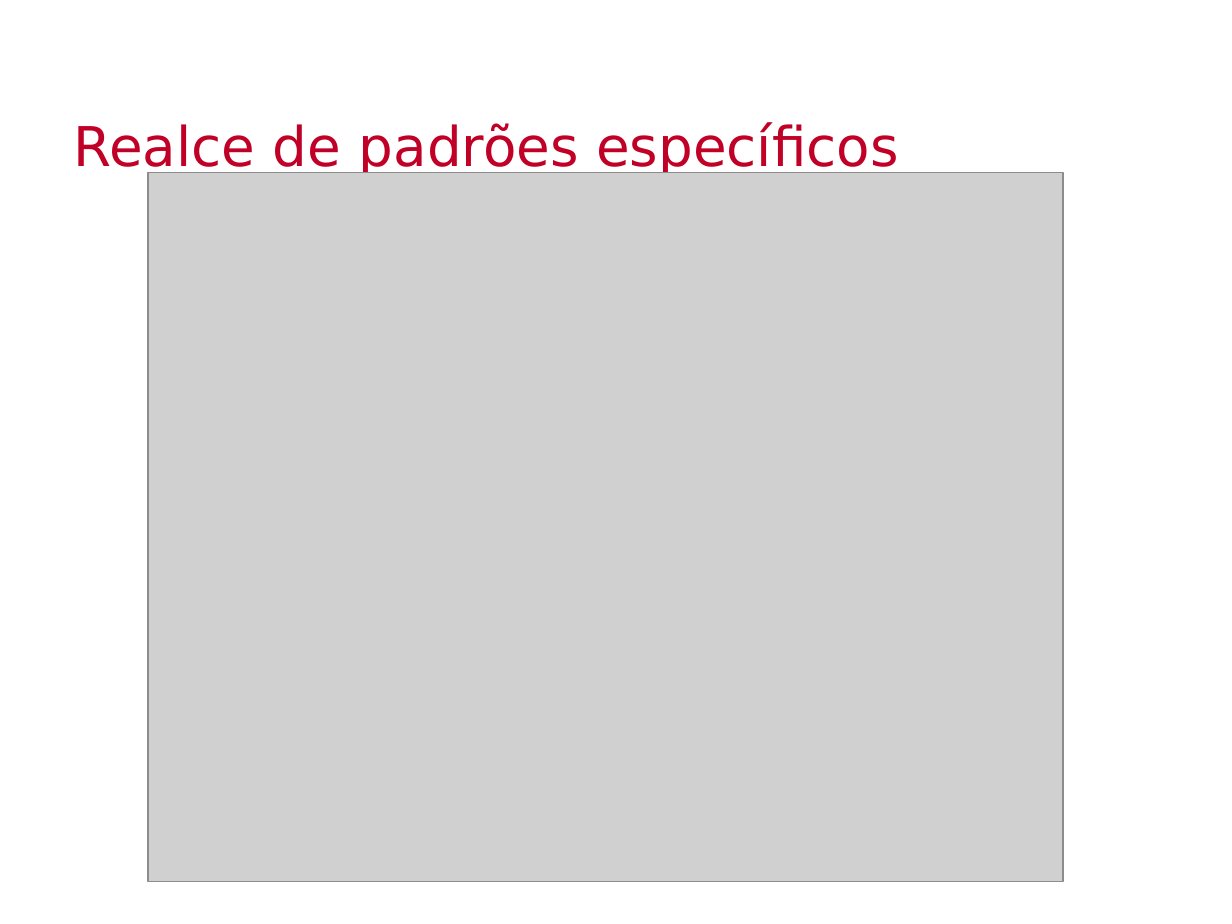
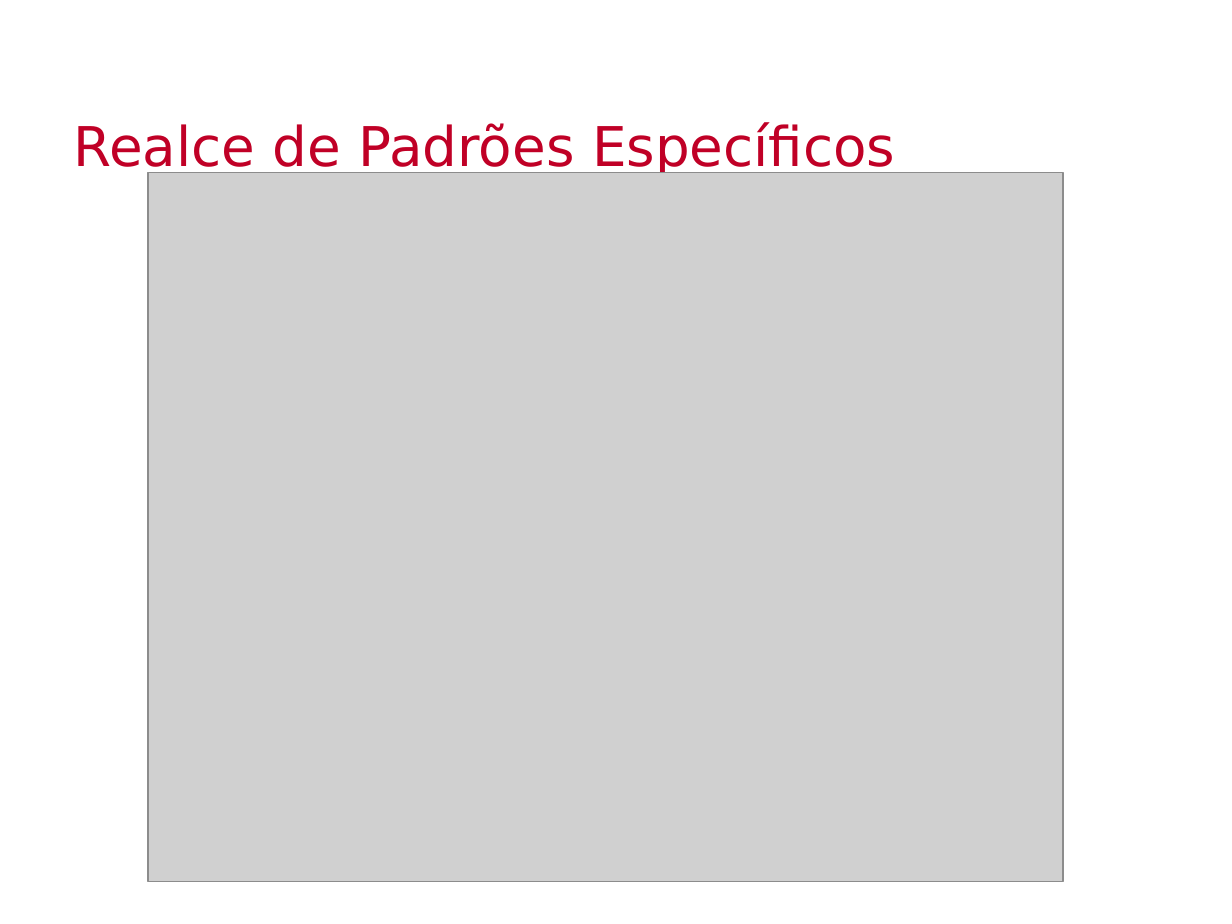
Before and after one commit to Insper/robotica-computacional, a slide deck: slide 7 of docs/modulos/03-visao/slides-1.pptx (slide 8 before the commit). Drawn at 1232x924 pixels with LibreOffice and Linux fonts; fonts in the diff are those of the drawing; grey boxes stand for pictures; background and template pictures are left out. Boxes give left, top, right and bottom in pixels: in the first picture for what was removed or moved away, otherwise in the second. Text is boxed around its words. In the diff, an @@ line names an element or a change of style, - is before the commit and + after.

```diff
--- a/docs/modulos/03-visao/slides-1.pptx
+++ b/docs/modulos/03-visao/slides-1.pptx
@@ title at (74, 122, 895, 177): text changed @@
-Realce de padrões específicos
+Realce de Padrões Específicos
```
Also in this commit, not shown: 6 other slides changed, 1 slide removed.
